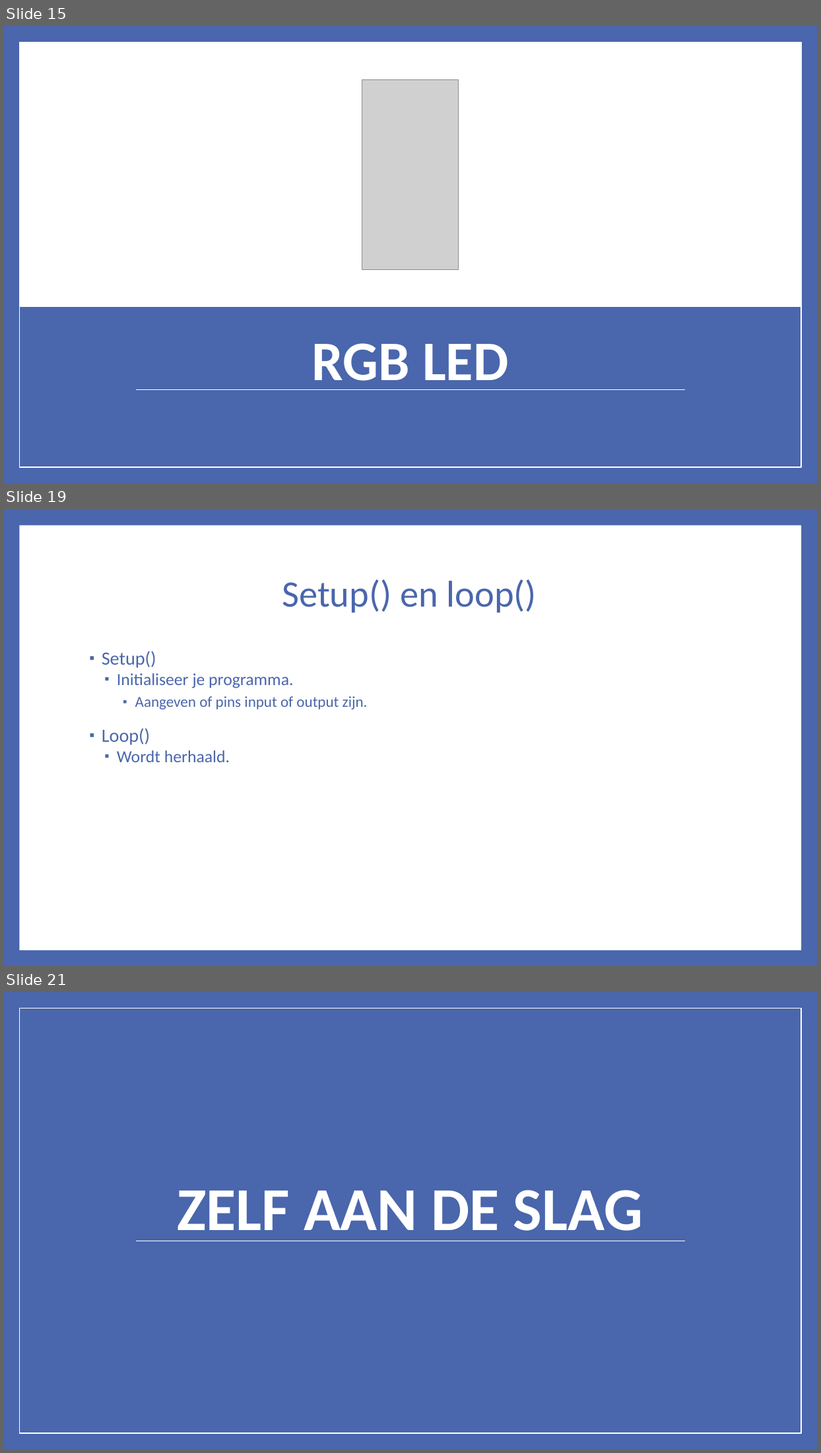
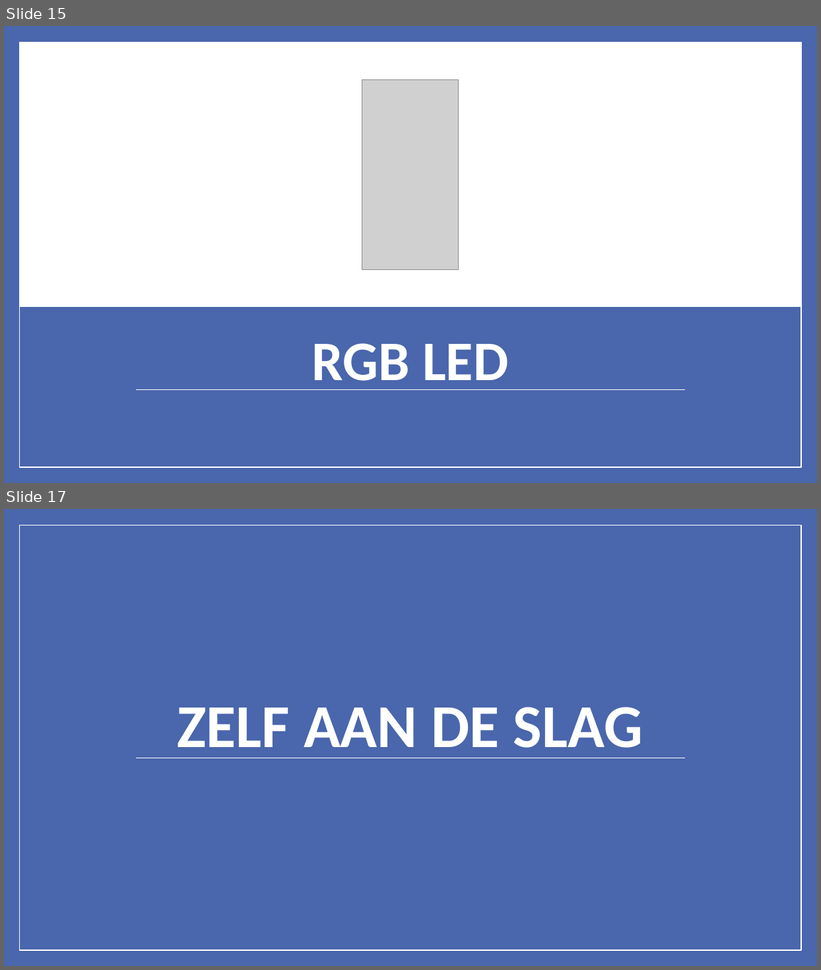
Before and after one commit to jeroenvanhattem/Arduino-Workshop, a slide deck: Documents/Arduino Advanced.pptx. Shown one above the other, each under a label of ours: slides 15, 19 and 21 before the commit, slides 15 and 17 after it; the slides between them are not shown. The pictures are 821x1453 and 821x970 pixels, drawn with LibreOffice and Linux fonts; fonts in the diff are those of the drawing; grey boxes stand for pictures. Boxes give left, top, right and bottom in pixels: in the first picture for what was removed or moved away, otherwise in the second. Text is boxed around its words. In the diff, an @@ line names an element or a change of style, - is before the commit and + after.

```diff
--- a/Documents/Arduino Advanced.pptx
+++ b/Documents/Arduino Advanced.pptx
@@ slide 19 removed at <box>4,509,817,966</box>, background #4A66AC @@
@@ rectangle removed at <box>19,525,801,951</box> @@
@@ title removed at <box>282,580,537,613</box> @@
-Setup() en loop()
@@ text removed at <box>102,651,368,762</box> @@
-▪ Setup()
-  ▪ Initialiseer je programma.
-    ▪ Aangeven of pins input of output zijn.
-▪ Loop()
-  ▪ Wordt herhaald.
@@ what was slide 21 is now slide 17 @@
```
Also in this commit, not shown: 2 slides changed, 2 slides added, 5 other slides removed, 58 other files.
